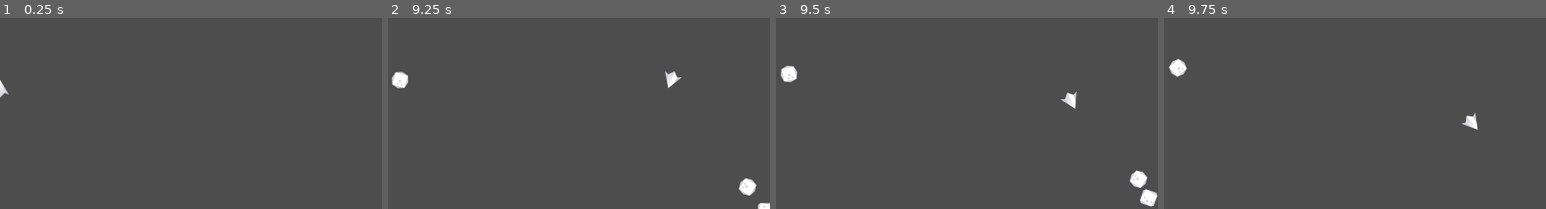
Above: before the commit, frames 1-4 (left to right).
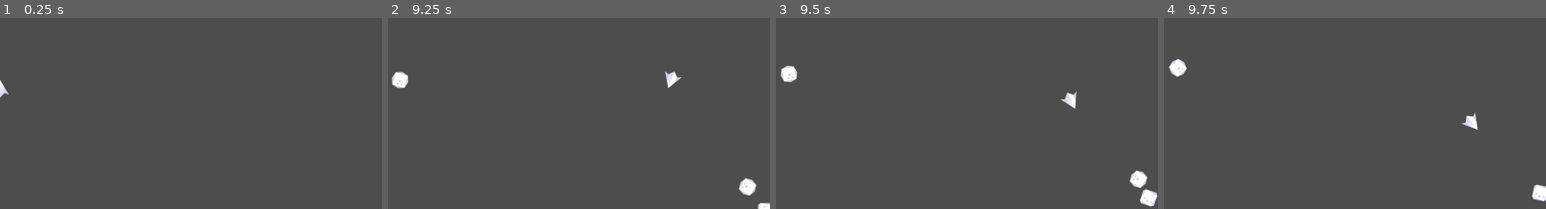
Above: after the commit, the same moments.

Repository: scytail/Asteroids
Game: Godot game, scene res://Scenes/main.tscn
The game is run twice, just before and just after one commit, with the same random seed, the same clock (stepped at 60 frames per second) and the same inputs.
Inputs:
- Up to frame 1 (0.25 s): no input
- Up to frame 2 (9.25 s): tap Enter at 0.5 s; hold D (rotate_right) 0.53-1.28 s; hold Space (shoot) 0.53-1.28 s; hold S (move_backward) 1.28-2.03 s; tap Space (shoot) every 1.5 s from 1.35 to 8.85 s; hold D (rotate_right) 2.03-2.78 s; hold Space (shoot) 2.03-2.78 s; hold W (move_forward) 2.78-3.53 s; hold Space (shoot) 3.53-4.28 s; hold A (rotate_left) 3.53-5.03 s; hold S (move_backward) 5.03-5.78 s; hold Space (shoot) 5.03-5.78 s; hold D (rotate_right) 5.78-6.53 s; hold W (move_forward) 6.53-7.28 s; hold Space (shoot) 6.53-7.28 s; hold D (rotate_right) 7.28-8.03 s; hold S (move_backward) 8.03-8.78 s; hold Space (shoot) 8.03-8.78 s; hold A (rotate_left) from 8.78 s (still down)
- Up to frame 3 (9.5 s): keep holding A (rotate_left)
- Up to frame 4 (9.75 s): release A (rotate_left) at 9.53 s; hold W (move_forward) from 9.53 s (still down); hold Space (shoot) from 9.53 s (still down)
The pictures show only the part of the screen within x 50-100%, y 38-88%; the shares and areas given below are measured in that part.

Frames 1-3 are identical in both runs. In frame 4, 0.3% of the frame differs, in the area x 96-100%, y 87-96%.

Commit message:
corrected asteroid collision
implemented groups to ensure asteroids don't destroy each other

Diff:
--- a/Scenes/asteroid_circle.tscn
+++ b/Scenes/asteroid_circle.tscn
@@ -9,7 +9,7 @@
 [sub_resource type="RectangleShape2D" id="RectangleShape2D_brrbs"]
 size = Vector2(42.5134, 42.941)
 
-[node name="Asteroid_Circle" type="RigidBody2D"]
+[node name="Asteroid_Circle" type="RigidBody2D" groups=["asteroids"]]
 collision_layer = 2
 collision_mask = 7
 mass = 5.0
--- a/Scenes/asteroid_square.tscn
+++ b/Scenes/asteroid_square.tscn
@@ -9,7 +9,7 @@
 [sub_resource type="RectangleShape2D" id="RectangleShape2D_brrbs"]
 size = Vector2(40.6262, 39.8184)
 
-[node name="Asteroid_Square" type="RigidBody2D"]
+[node name="Asteroid_Square" type="RigidBody2D" groups=["asteroids"]]
 collision_layer = 2
 collision_mask = 7
 mass = 5.0
--- a/Scenes/bullet.tscn
+++ b/Scenes/bullet.tscn
@@ -6,7 +6,7 @@
 [sub_resource type="RectangleShape2D" id="RectangleShape2D_5fu43"]
 size = Vector2(16, 31)
 
-[node name="Bullet" type="RigidBody2D"]
+[node name="Bullet" type="RigidBody2D" groups=["projectiles"]]
 collision_layer = 4
 collision_mask = 6
 gravity_scale = 0.0
--- a/Scripts/asteroid.gd
+++ b/Scripts/asteroid.gd
@@ -9,4 +9,5 @@
 
 
 func _on_body_entered(body):
-	body.take_damage()
+	if (!body.is_in_group("asteroids")):
+		body.take_damage()
--- a/Scripts/bullet.gd
+++ b/Scripts/bullet.gd
@@ -8,7 +8,7 @@
 	apply_central_impulse(Vector2(sin(rotation), -cos(rotation)) * velocity)
 
 
-func _check_boundary_collision(state):
+func _check_boundary_collision(_state):
 	if position.x < 0 || position.x > screen_size.x || position.y < 0 || position.y > screen_size.y:
 		queue_free()
 
